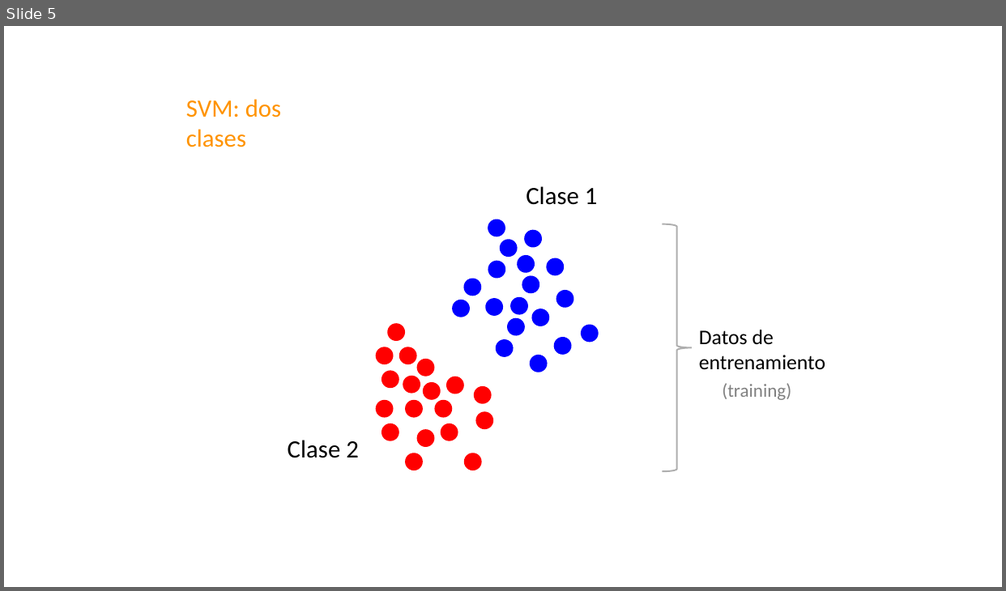
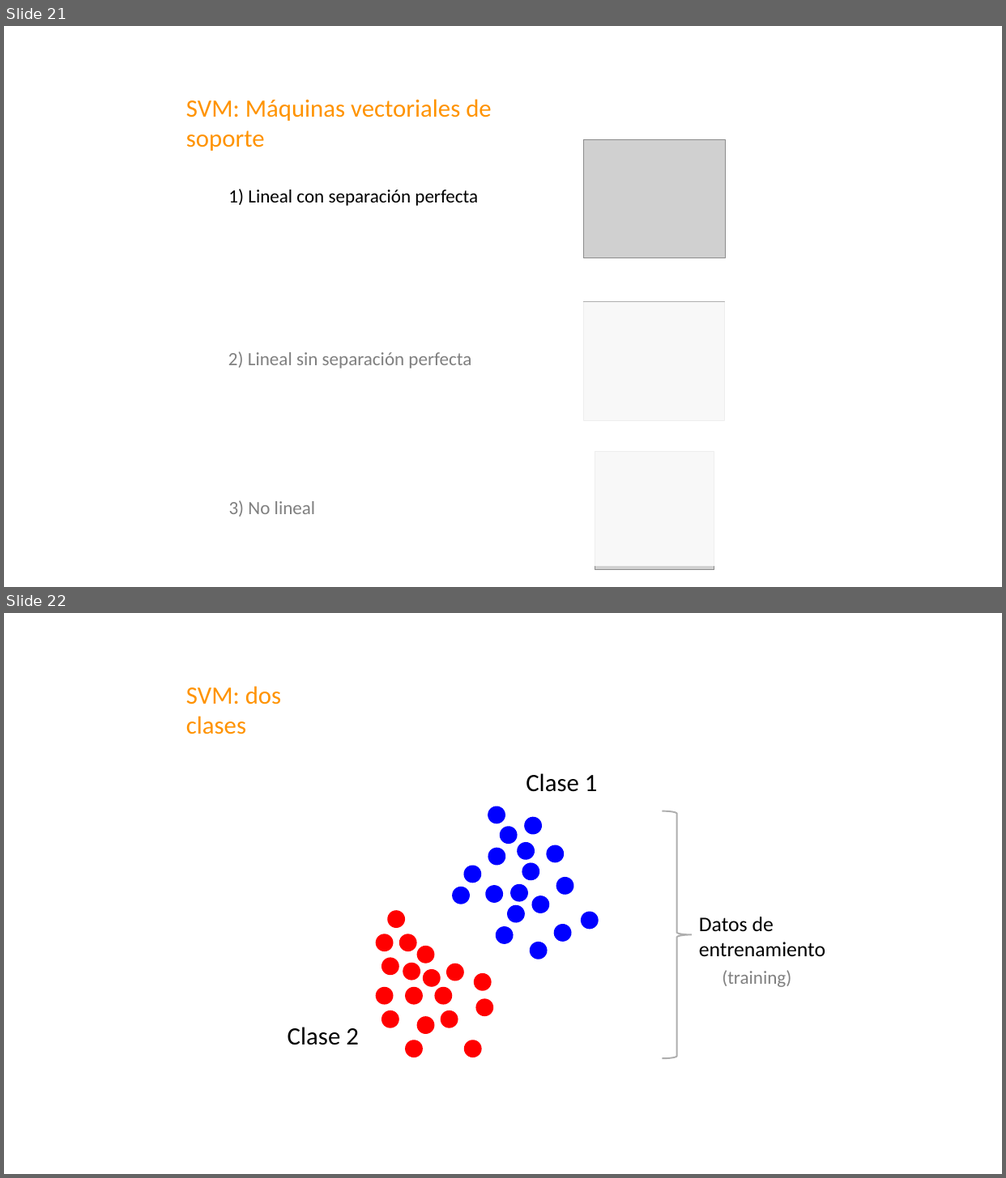
Before and after one commit to domingomery/patrones, a slide deck: clases/Cap04_Clasificacion/presentations/PAT04_SVM.pptx. Shown one above the other, each under a label of ours: slide 5 before the commit, slides 21 and 22 after it. The pictures are 1006x591 and 1006x1178 pixels, drawn with LibreOffice and Linux fonts; fonts in the diff are those of the drawing; grey boxes stand for pictures. Boxes give left, top, right and bottom in pixels: in the first picture for what was removed or moved away, otherwise in the second. Text is boxed around its words. In the diff, an @@ line names an element or a change of style, - is before the commit and + after.

```diff
--- a/clases/Cap04_Clasificacion/presentations/PAT04_SVM.pptx
+++ b/clases/Cap04_Clasificacion/presentations/PAT04_SVM.pptx
@@ slide 21 added at (4,26,1002,587), background #FFFFFF @@
@@ text added at (186,99,491,151), 24 pt, text #FF9300 @@
+SVM: Máquinas vectoriales de soporte
@@ picture added at (583,139,725,258) @@
@@ text added at (228,189,478,206), 18 pt, text #000000 @@
+1) Lineal con separación perfecta
@@ rectangle added at (577,302,734,567), fill #FFFFFF at 86% opacity @@
@@ picture added at (583,302,725,420) @@
@@ text added at (228,352,471,369), 18 pt, text #808080 @@
+2) Lineal sin separación perfecta
@@ picture added at (595,451,714,570) @@
@@ text added at (229,501,316,517), 18 pt, text #808080 @@
+3) No lineal
@@ what was slide 5 is now slide 22 @@
```
Also in this commit, not shown: 16 other slides added.
